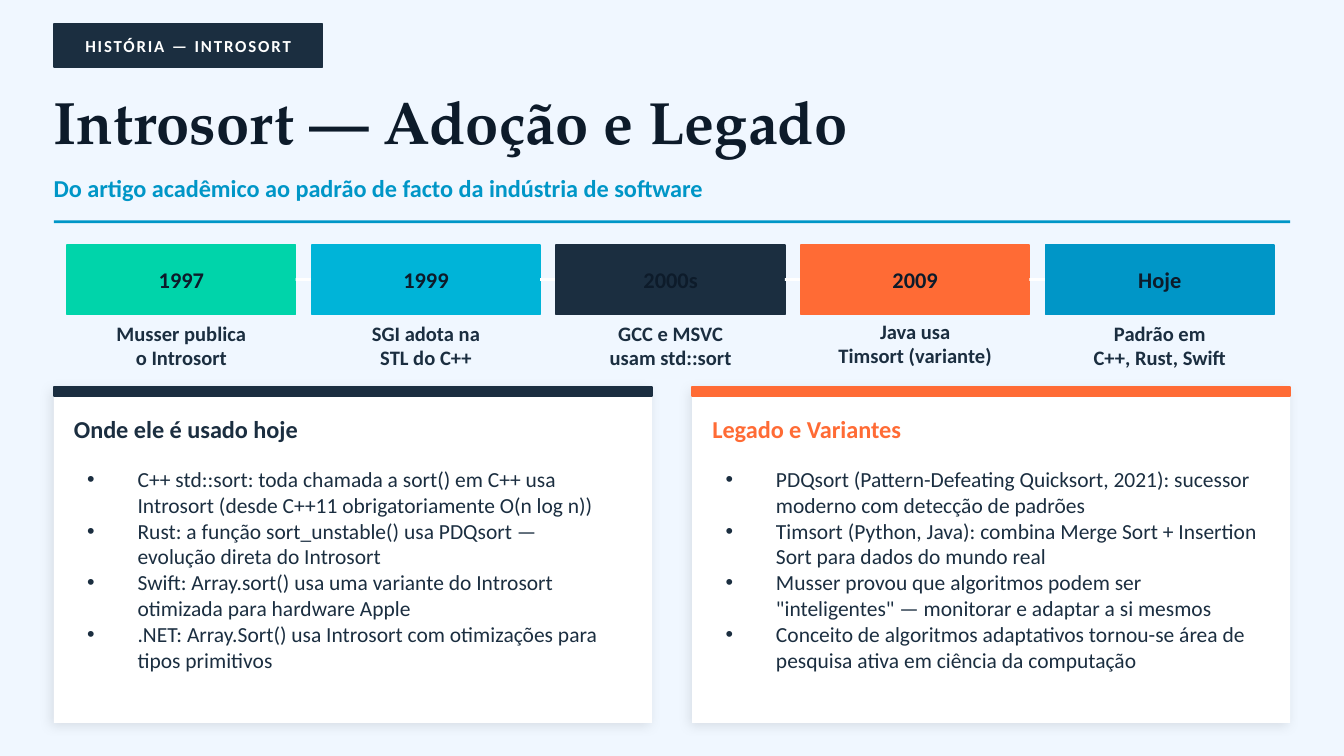
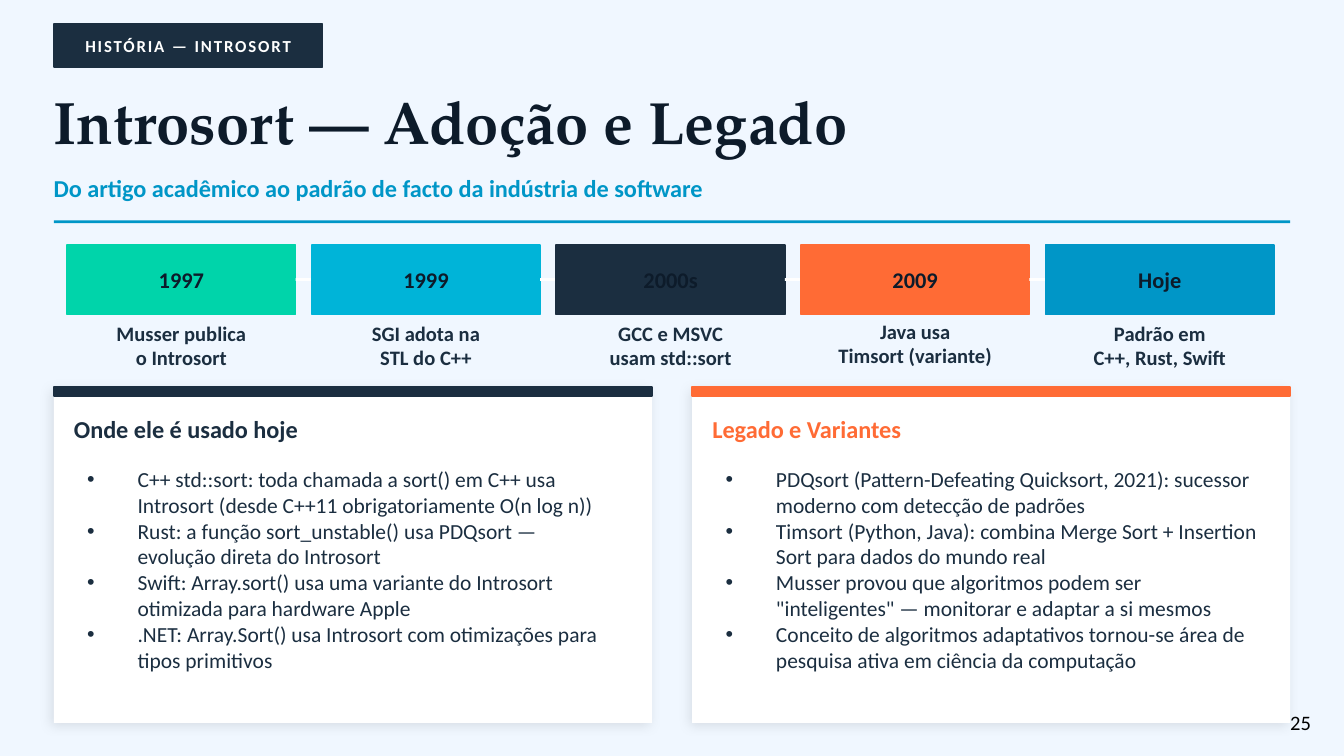
Before and after one commit to Joao-santos-oliveira/Algoritmos-de-Ordenacao, a slide deck: slide 25 of didatico/algoritmos_ordenacao.pptx (slide 21 before the commit). Drawn at 1344x756 pixels with LibreOffice and Linux fonts; fonts in the diff are those of the drawing. Boxes give left, top, right and bottom in pixels: in the first picture for what was removed or moved away, otherwise in the second. Text is boxed around its words. In the diff, an @@ line names an element or a change of style, - is before the commit and + after.

```diff
--- a/didatico/algoritmos_ordenacao.pptx
+++ b/didatico/algoritmos_ordenacao.pptx
@@ text added at (1290, 716, 1311, 730), 11 pt, text #000000 @@
+25
```
Also in this commit, not shown: 20 other slides changed, 15 slides added, 8 slides removed.
